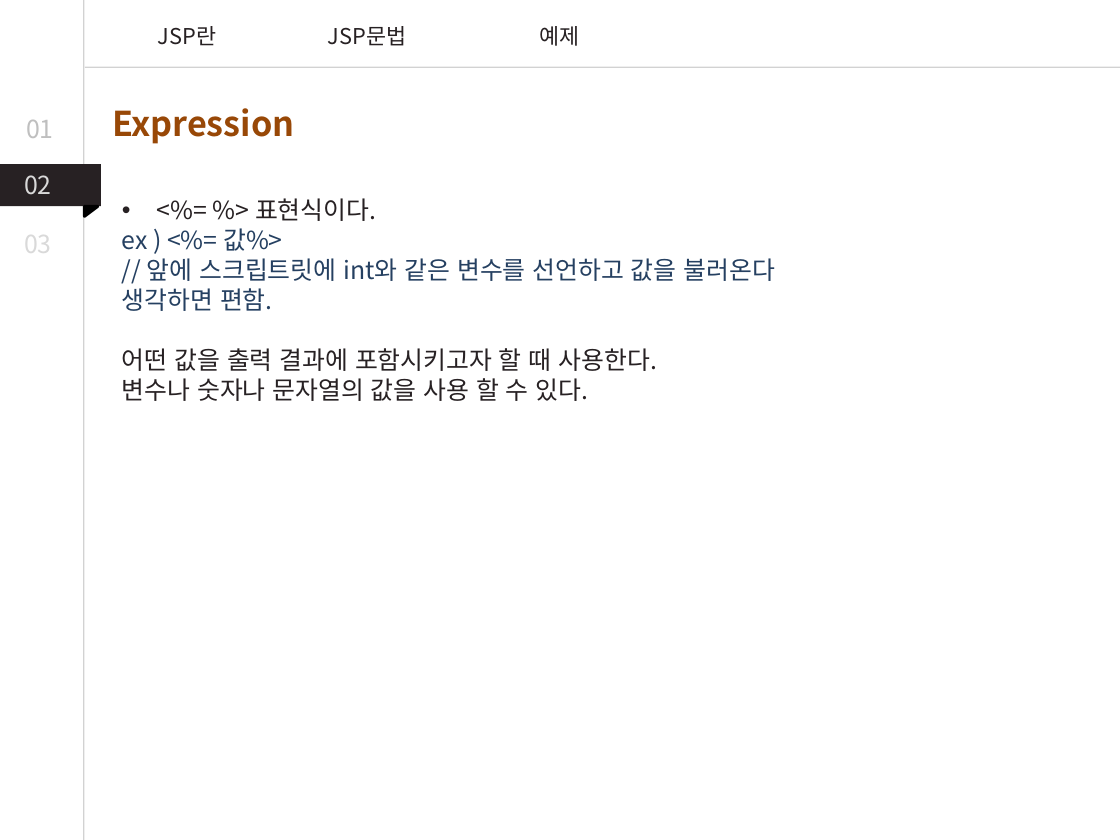
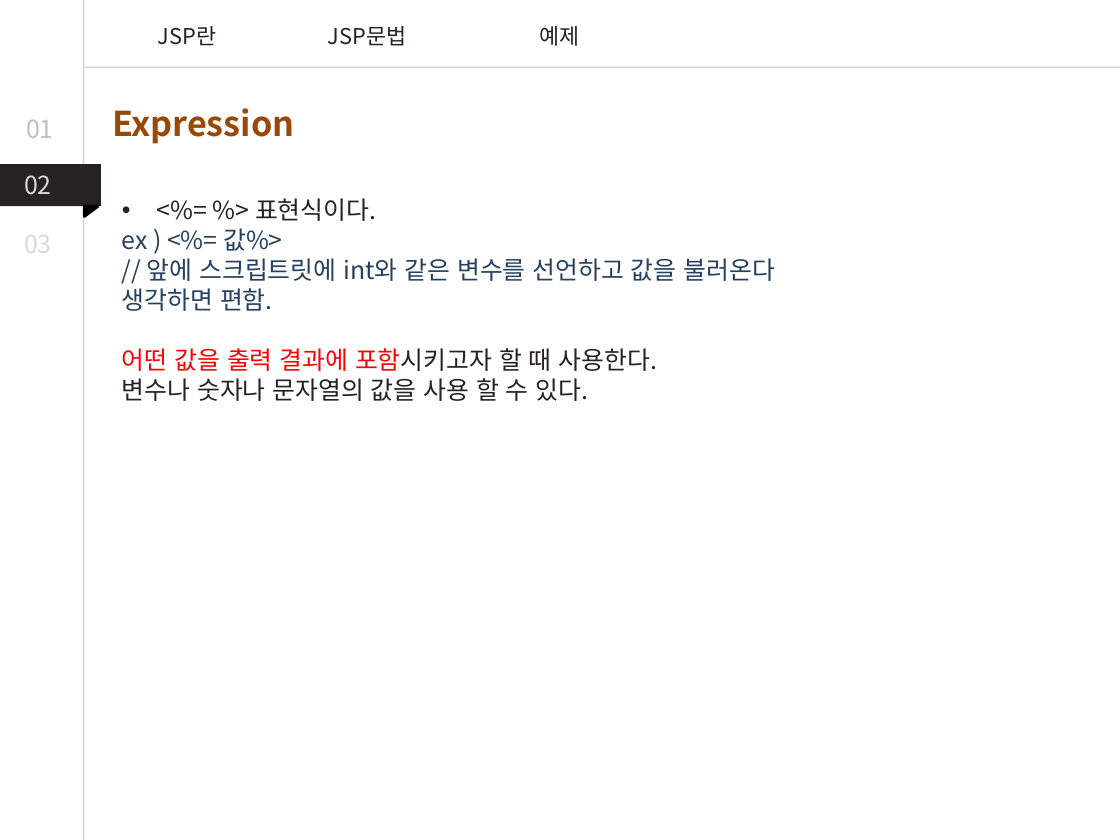
Before and after one commit to RionPark/jwc, a slide deck: slide 8 of src/숙제/d20200802/차백송/Java Web by 차백송.pptx. Drawn at 1120x840 pixels with LibreOffice and Linux fonts; fonts in the diff are those of the drawing. Boxes give left, top, right and bottom in pixels: in the first picture for what was removed or moved away, otherwise in the second. Text is boxed around its words. In the diff, an @@ line names an element or a change of style, - is before the commit and + after.

```diff
--- a/src/숙제/d20200802/차백송/Java Web by 차백송.pptx
+++ b/src/숙제/d20200802/차백송/Java Web by 차백송.pptx
@@ text at <box>122,348,657,371</box>: text colour #272123 to #FF0000 in "어떤 값을 출력 결과에 포함시키고자" @@
```
Also in this commit, not shown: 1 other slide changed.
